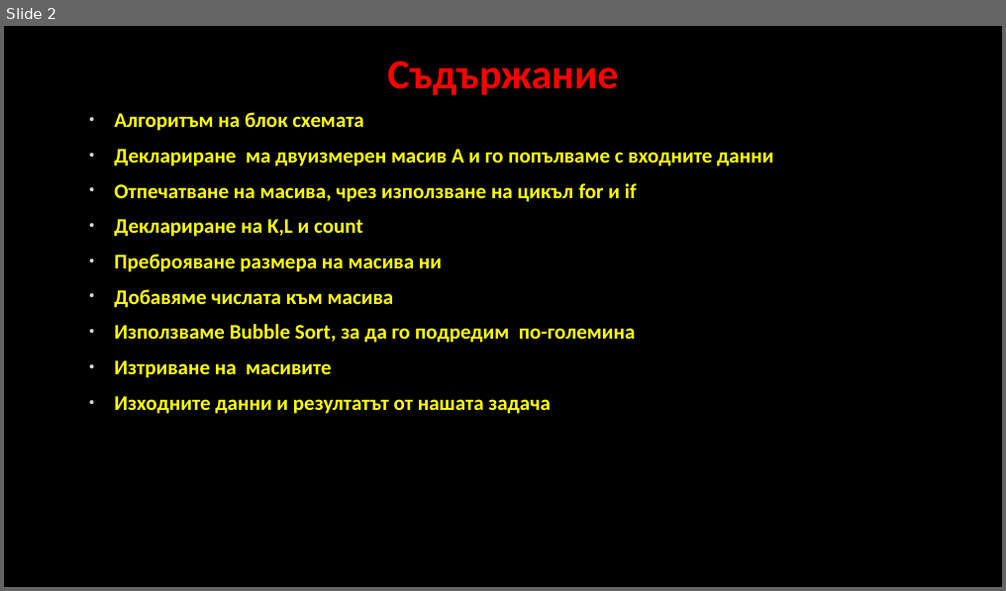
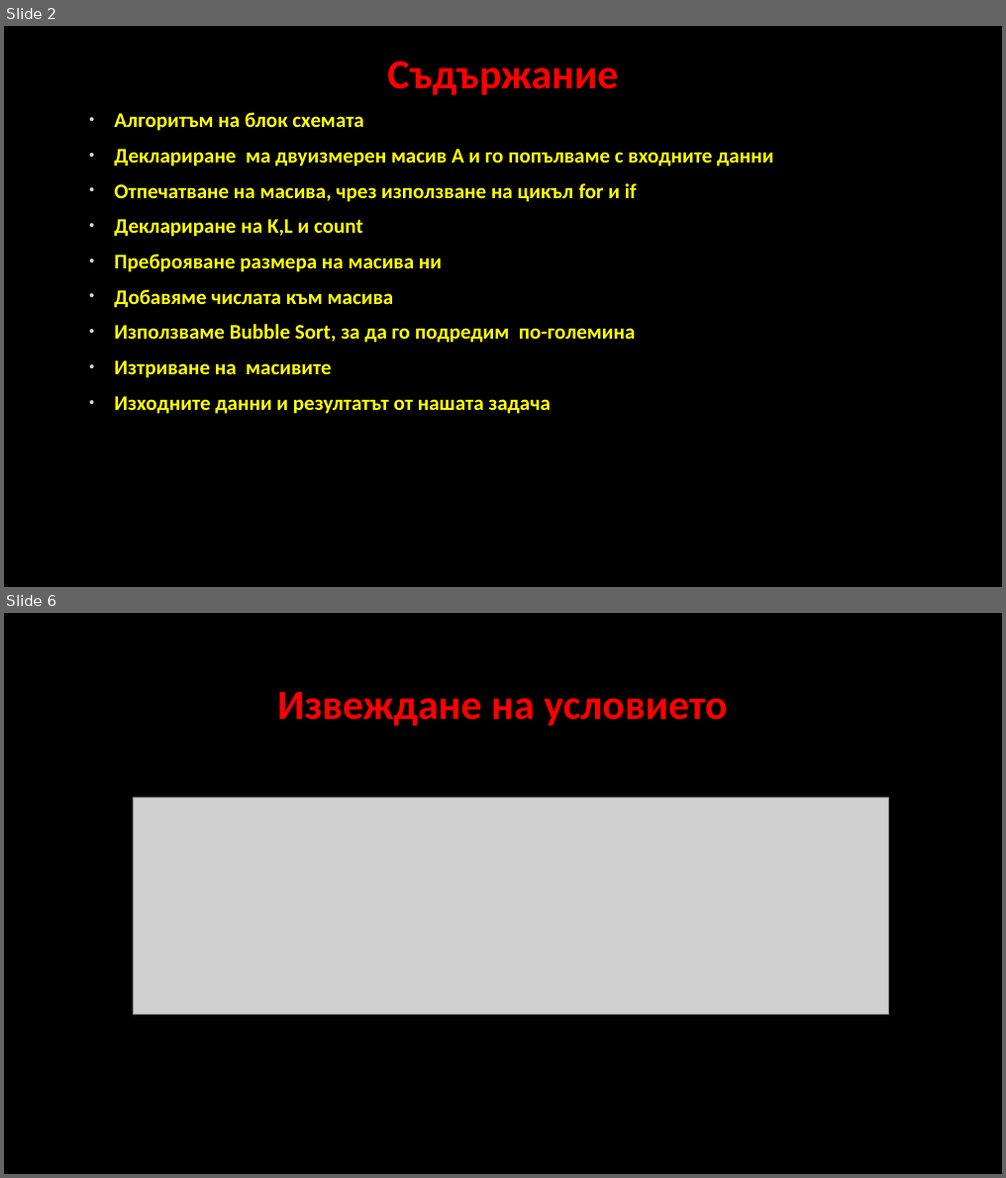
Before and after one commit to astoychev0/PI-, a slide deck: kr_011.tu.pptx. Shown one above the other, each under a label of ours: slide 2 before the commit, slides 2 and 6 after it; the slides between them are not shown. The pictures are 1006x591 and 1006x1178 pixels, drawn with LibreOffice and Linux fonts; fonts in the diff are those of the drawing; grey boxes stand for pictures; background and template pictures are left out. Boxes give left, top, right and bottom in pixels: in the first picture for what was removed or moved away, otherwise in the second. Text is boxed around its words. In the diff, an @@ line names an element or a change of style, - is before the commit and + after.

```diff
--- a/kr_011.tu.pptx
+++ b/kr_011.tu.pptx
@@ slide 6 added at (4, 613, 1002, 1174), background picture (left out) @@
@@ title added at (277, 691, 727, 726), 40 pt, text #FF0000, bold @@
+Извеждане на условието
@@ picture added at (133, 797, 889, 1015) @@
```
Also in this commit, not shown: 3 slides changed, 2 other slides added.
